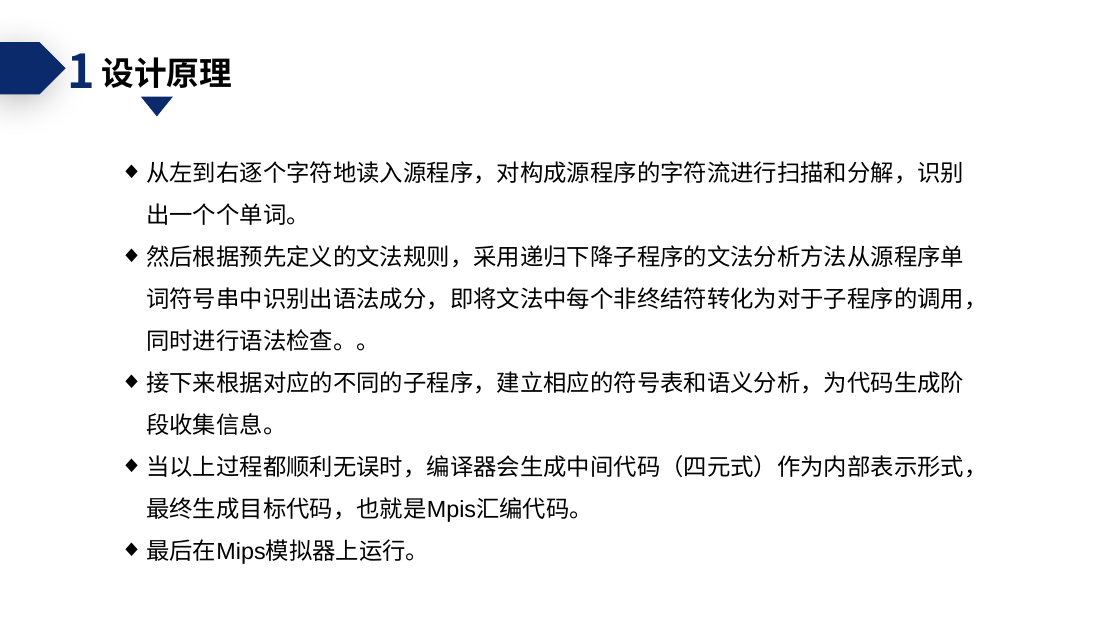
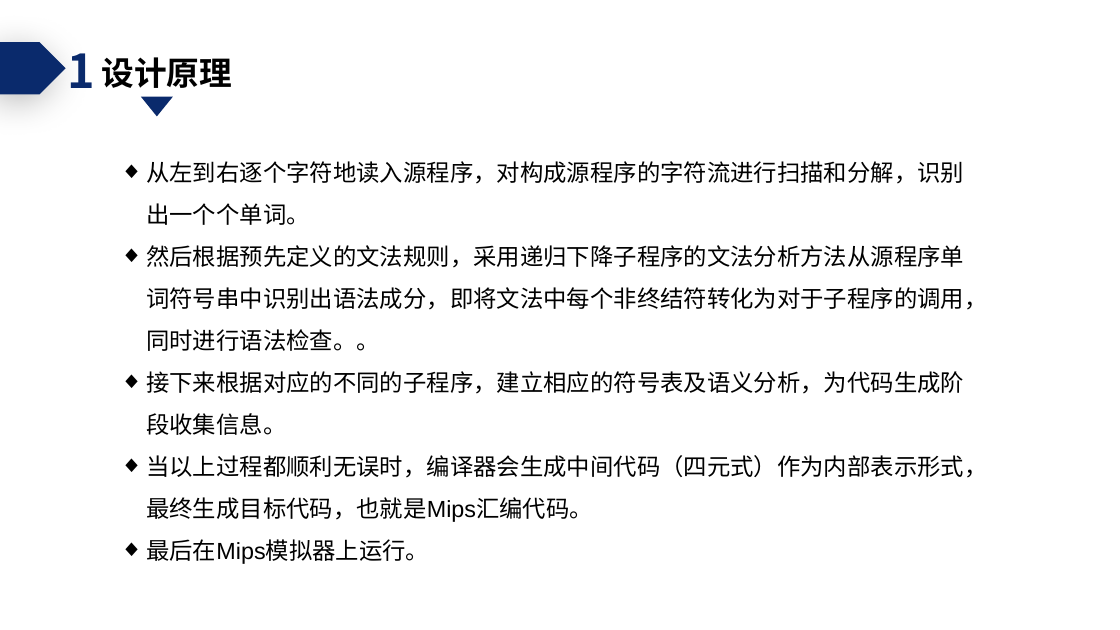
Before and after one commit to DaZhiPro/CMC_Compiler_by_UPC, a slide deck: slide 7 of 01答辩.pptx. Drawn at 1120x630 pixels with LibreOffice and Linux fonts; fonts in the diff are those of the drawing. Boxes give left, top, right and bottom in pixels: in the first picture for what was removed or moved away, otherwise in the second. Text is boxed around its words. In the diff, an @@ line names an element or a change of style, - is before the commit and + after.

```diff
--- a/01答辩.pptx
+++ b/01答辩.pptx
@@ text at box(146, 371, 987, 522): text changed @@
-◆ 接下来根据对应的不同的子程序，建立相应的符号表和语义分析，为代码生成阶段收集信息。
-◆ 当以上过程都顺利无误时，编译器会生成中间代码（四元式）作为内部表示形式，最终生成目标代码，也就是Mpis汇编代码。
+◆ 接下来根据对应的不同的子程序，建立相应的符号表及语义分析，为代码生成阶段收集信息。
+◆ 当以上过程都顺利无误时，编译器会生成中间代码（四元式）作为内部表示形式，最终生成目标代码，也就是Mips汇编代码。
```
Also in this commit, not shown: 2 other slides changed, 28 other files.
